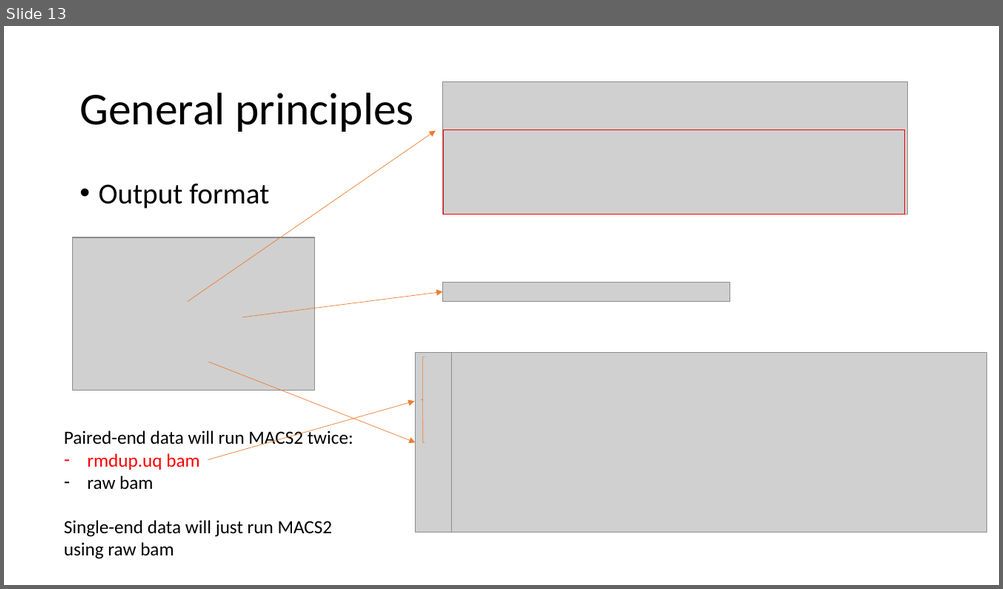
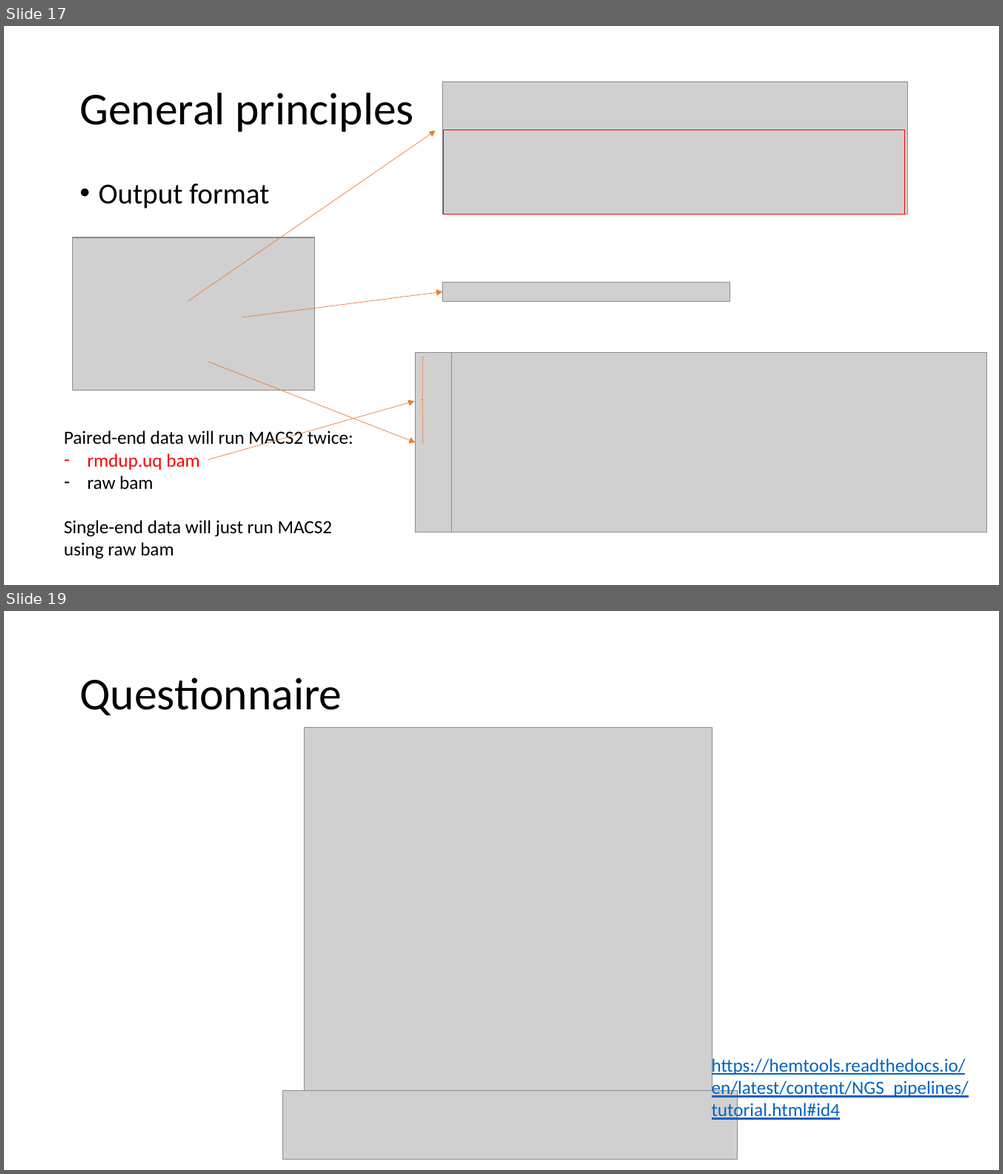
Before and after one commit to YichaoOU/HemTools, a slide deck: HemTools Tutorial.pptx. Shown one above the other, each under a label of ours: slide 13 before the commit, slides 17 and 19 after it; the slides between them are not shown. The pictures are 1003x589 and 1003x1174 pixels, drawn with LibreOffice and Linux fonts; fonts in the diff are those of the drawing; grey boxes stand for pictures. Boxes give left, top, right and bottom in pixels: in the first picture for what was removed or moved away, otherwise in the second. Text is boxed around its words. In the diff, an @@ line names an element or a change of style, - is before the commit and + after.

Commit message:
tutorial

```diff
--- a/HemTools Tutorial.pptx
+++ b/HemTools Tutorial.pptx
@@ slide 19 added at [4, 611, 999, 1170], background #FFFFFF @@
@@ title added at [79, 678, 341, 715], 44 pt, text #000000 @@
+Questionnaire
@@ picture added at [304, 727, 712, 1111] @@
@@ text added at [711, 1056, 968, 1122], 18 pt, text #0563C1, underline @@
+https://hemtools.readthedocs.io/en/latest/content/NGS_pipelines/tutorial.html#id4
@@ picture added at [283, 1091, 737, 1159] @@
@@ what was slide 13 is now slide 17 @@
```
Also in this commit, not shown: 4 slides changed, 3 other slides added, 1 slide removed, 1 other file.
